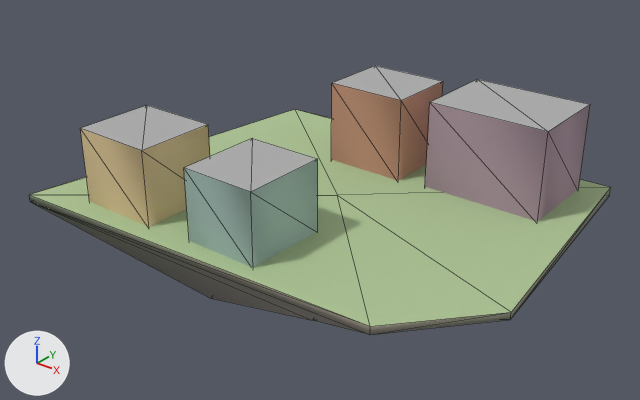
A saved change to the glTF model godot_project/remake/sky/islands/SKY-091.lod2.glb.
Both versions are drawn from a camera (50 mm lens) standing at (104.4, -138.0, 82.9) and looking at (-4.1, -2.4, -1.2). The lights are fixed; the arrows at lower left show +X, +Y and +Z. The older version comes first. Mesh edges are drawn as thin lines. Vertices at exactly the same position are counted once.

Names of what the first picture shows: 'buildings', 'deck', 'rock'.
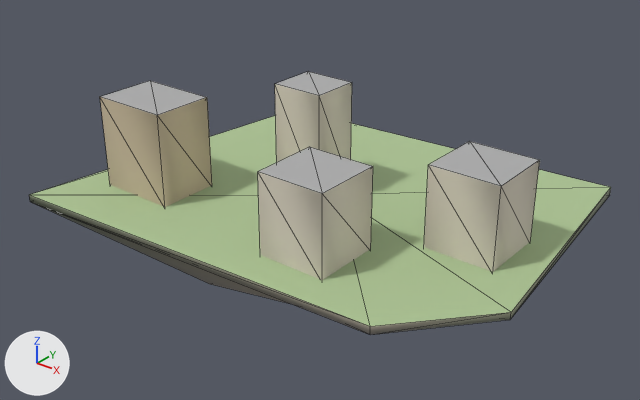
Edits to the bpy script that builds the scene:
```text
Change me_rock:
    used by ob_rock; location = (0.0, 0.0, 0.0)
    remove me_rock.from_pydata(...)  # 15 vertices, 23 faces; spans x -53.4..50.0, y -41.7..40.8, z -25.9..0.0
    add me_rock.from_pydata(...)  # 15 vertices, 23 faces; spans x -53.4..50.0, y -41.7..40.8, z -22.1..0.0
    me_rock part 1
    me_rock.vertices[5].co: (-23.4, 11.6, -17.2) -> (-23.4, 11.6, -14.9)
    me_rock.vertices[6].co: (6.6, 11.6, -11.7) -> (6.6, 11.6, -10.5)
    me_rock.vertices[7].co: (-23.4, -18.4, -25.9) -> (-23.4, -18.4, -22.1)  # pixel (210, 298) -> pixel (209, 283)
    me_rock.vertices[8].co: (6.6, -18.4, -19.5) -> (6.6, -18.4, -16.7)  # pixel (312, 320) -> not seen
    me_rock.vertices[9].co: (-0.5, -1.2, -17.8) -> (-0.5, -1.2, -15.3)
Change me_buildings:
    used by ob_buildings; location = (0.0, 0.0, 0.0)
    remove me_buildings.from_pydata(...)  # 32 vertices, 40 faces; spans x -40.7..38.3, y -35.5..35.5, z -0.5..19.6
    add me_buildings.from_pydata(...)  # 32 vertices, 40 faces; spans x -43.9..41.1, y -30.0..6.9, z -0.5..23.7
    me_buildings part 2: the loose piece of 8 vertices spanning x 11.3..38.3, y 15.5..35.5, z -0.5..19.6 is scaled about its middle by (0.444, 0.55, 1.2), then moved by (-33.0, -24.9, 2.0)
    me_buildings part 3: the loose piece of 8 vertices spanning x -14.2..4.8, y 14.5..31.5, z -0.5..18.9 is scaled about its middle by (0.947, 0.824, 1.08), then moved by (-30.2, -43.3, 0.8)
    me_buildings part 4: the loose piece of 8 vertices spanning x -40.7..-21.7, y -35.5..-17.5, z -0.5..16.6 is scaled about its middle by (0.789, 0.833, 1.04), then moved by (42.2, 4.0, 0.3)
    me_buildings part 5: the loose piece of 8 vertices spanning x -11.2..5.8, y -34.5..-15.5, z -0.5..15.6 is scaled about its middle by (0.882, 0.789, 1.11), then moved by (36.2, 24.4, 0.9)
    me_buildings part 6: 16 faces centred in x -11.2..38.3, y -34.5..35.5, z 4.9..12.9 are repainted in the vertex colours; the middle colour goes from grey #a9abac to pale yellow #ddd5c4
    me_buildings part 7: 8 faces centred in x -14.2..4.8, y 14.5..31.5, z 6.0..12.4 are repainted in the vertex colours; the middle colour goes from brown #c49179 to beige #cebea1
    me_buildings part 8: 8 faces centred in x -40.7..-21.7, y -35.5..-17.5, z 5.2..10.9 are repainted in the vertex colours; the middle colour goes from beige #ddc695 to pale yellow #ddd5c4
```

Where the change shows, as pixel boxes [x1, y1, x2, y2] in the pictures (640 x 400 px; the box of a moved part takes in the faces that stretch with it):
'buildings', reshaped, recoloured (14% narrower): before [80, 66, 590, 268]; after [100, 72, 540, 280]
part 1 of me_rock, moved or reshaped (mostly hidden afterwards): before [34, 203, 370, 335]; after [34, 203, 288, 303]
part 2 of me_buildings, moved or reshaped: before [425, 79, 590, 222]; after [275, 72, 352, 162]
part 3 of me_buildings, moved or reshaped: before [331, 66, 443, 180]; after [100, 81, 212, 207]
part 4 of me_buildings, moved or reshaped: before [80, 105, 210, 227]; after [258, 147, 373, 280]
part 5 of me_buildings, moved or reshaped: before [184, 138, 318, 268]; after [424, 141, 540, 272]
part 6 of me_buildings, recoloured: before [184, 103, 590, 268]; after [275, 83, 540, 272]
part 7 of me_buildings, recoloured: before [331, 81, 443, 180]; after [100, 97, 212, 207]
part 8 of me_buildings, recoloured: before [80, 125, 210, 227]; after [258, 167, 373, 280]
